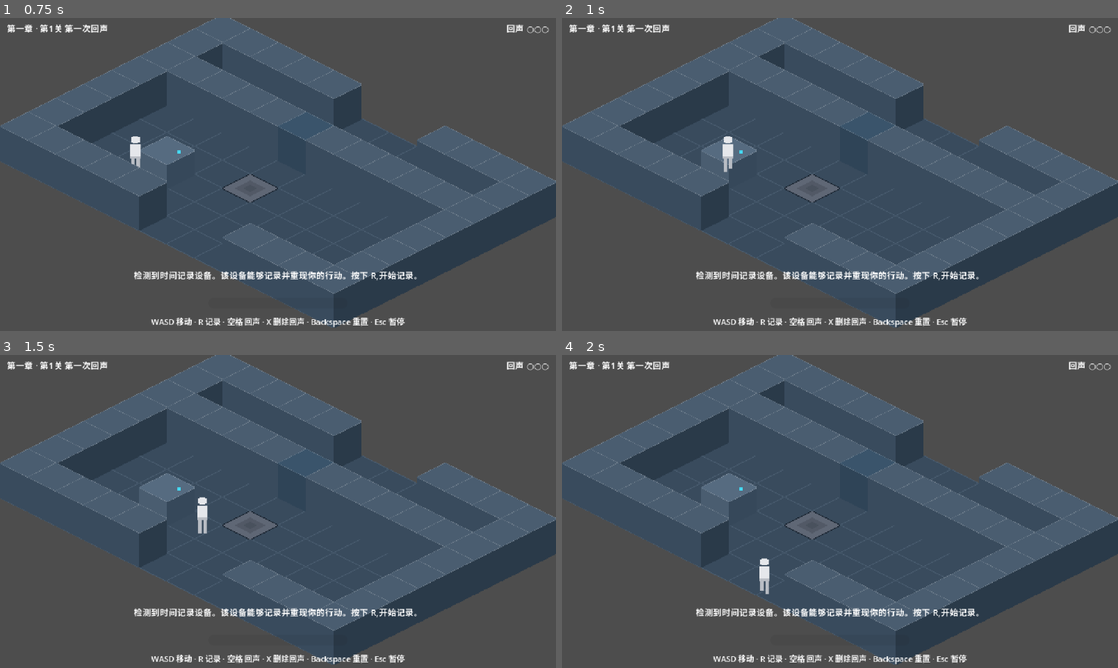
Above: before the commit, frames 1-4 (two rows, left to right).
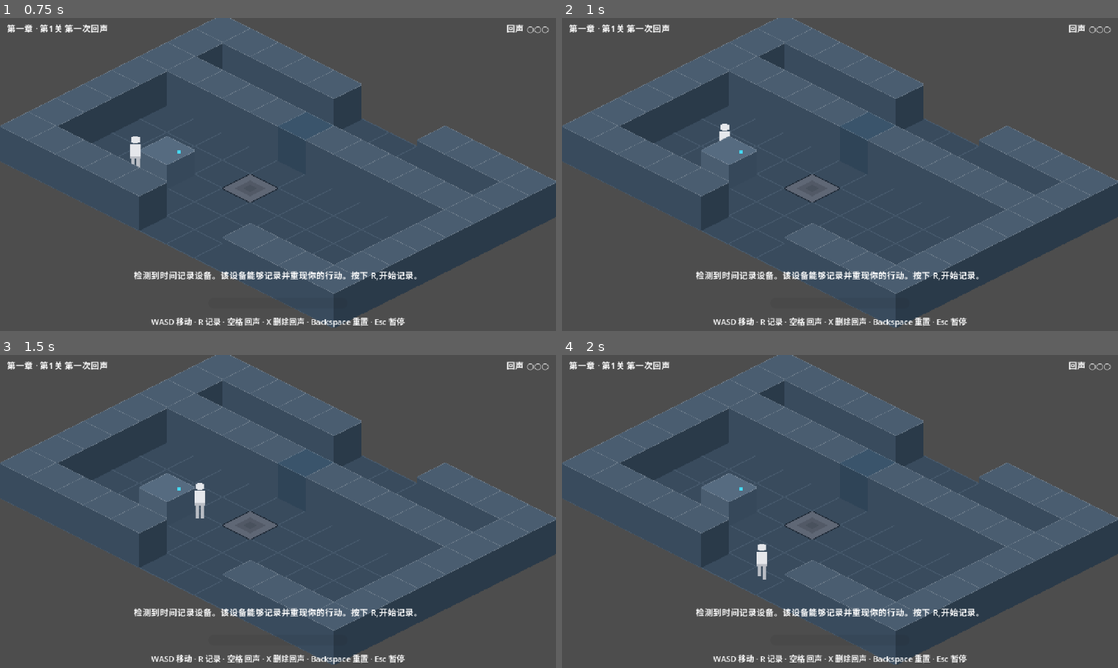
Above: after the commit, the same moments.

Repository: Balsam1213/echoes-of-yesterday
Game: Godot game, scene res://scenes/levels/Level_01.tscn
The game is run twice, just before and just after one commit, with the same random seed, the same clock (stepped at 60 frames per second) and the same inputs.
Inputs (mouse positions are in pixels of both pictures, inside the frame that each line leads up to):
- Up to frame 1 (0.75 s): tap Enter at 0.5 s; move the mouse to (400, 158) at 0.52 s; hold D (move_right) from 0.53 s (still down); tap X (delete_echo) at 0.6 s; click (400, 158) at 0.67 s
- Up to frame 2 (1 s): keep holding D (move_right)
- Up to frame 3 (1.5 s): move the mouse to (166, 527) at 1.27 s; release D (move_right) at 1.28 s; hold S (move_down) from 1.28 s (still down); tap E (interact) at 1.35 s
- Up to frame 4 (2 s): keep holding S (move_down)

Frame 1 is identical in both runs. In frame 2, 0.2% of the frame differs, in the area x 28-31%, y 33-50%; in frame 3, 0.3%, in the area x 35-38%, y 40-58%; in frame 4, 0.3%.

Commit message:
fix(mechanism): 记录装置补脚印碰撞体;清理调试探针

Diff:
--- a/EchoesOfYesterday/scenes/mechanisms/TimeRecorderDevice.tscn
+++ b/EchoesOfYesterday/scenes/mechanisms/TimeRecorderDevice.tscn
@@ -6,6 +6,9 @@
 
 [sub_resource type="CircleShape2D" id="CircleShape2D_proximity"]
 radius = 56.0
+
+[sub_resource type="ConvexPolygonShape2D" id="ConvexPolygonShape2D_foot"]
+points = PackedVector2Array(0, -16, 32, 0, 0, 16, -32, 0)
 
 [node name="TimeRecorderDevice" type="Area2D"]
 collision_layer = 8
@@ -23,3 +26,10 @@
 modulate = Color(0.271, 0.851, 0.949, 1)
 position = Vector2(14, -2)
 texture = ExtResource("3")
+
+[node name="Solid" type="StaticBody2D" parent="."]
+collision_layer = 1
+collision_mask = 0
+
+[node name="SolidShape" type="CollisionShape2D" parent="Solid"]
+shape = SubResource("ConvexPolygonShape2D_foot")
Not shown: 1 places in EchoesOfYesterday/scenes/mechanisms/TimeRecorderDevice.tscn that only renumber resources
